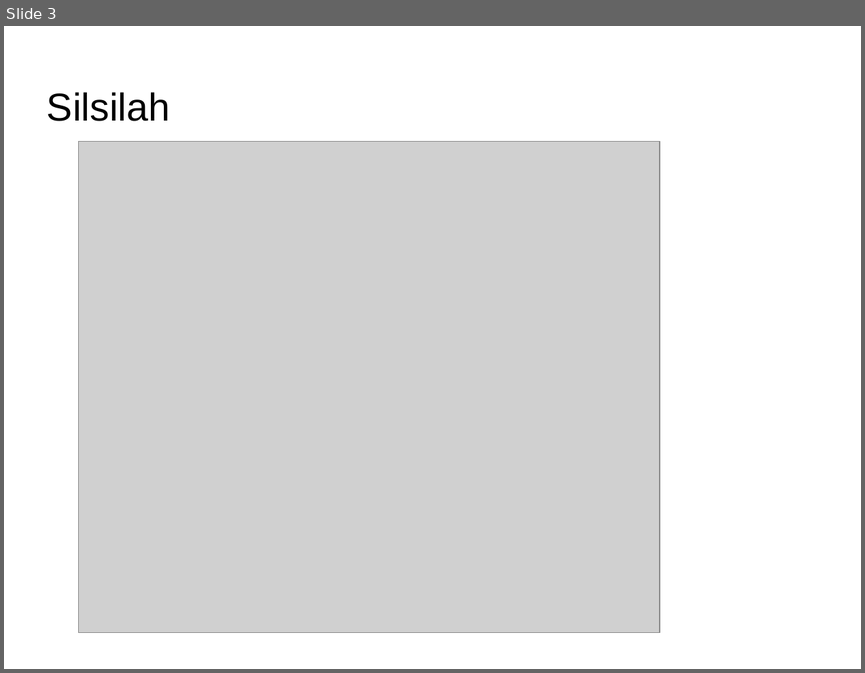
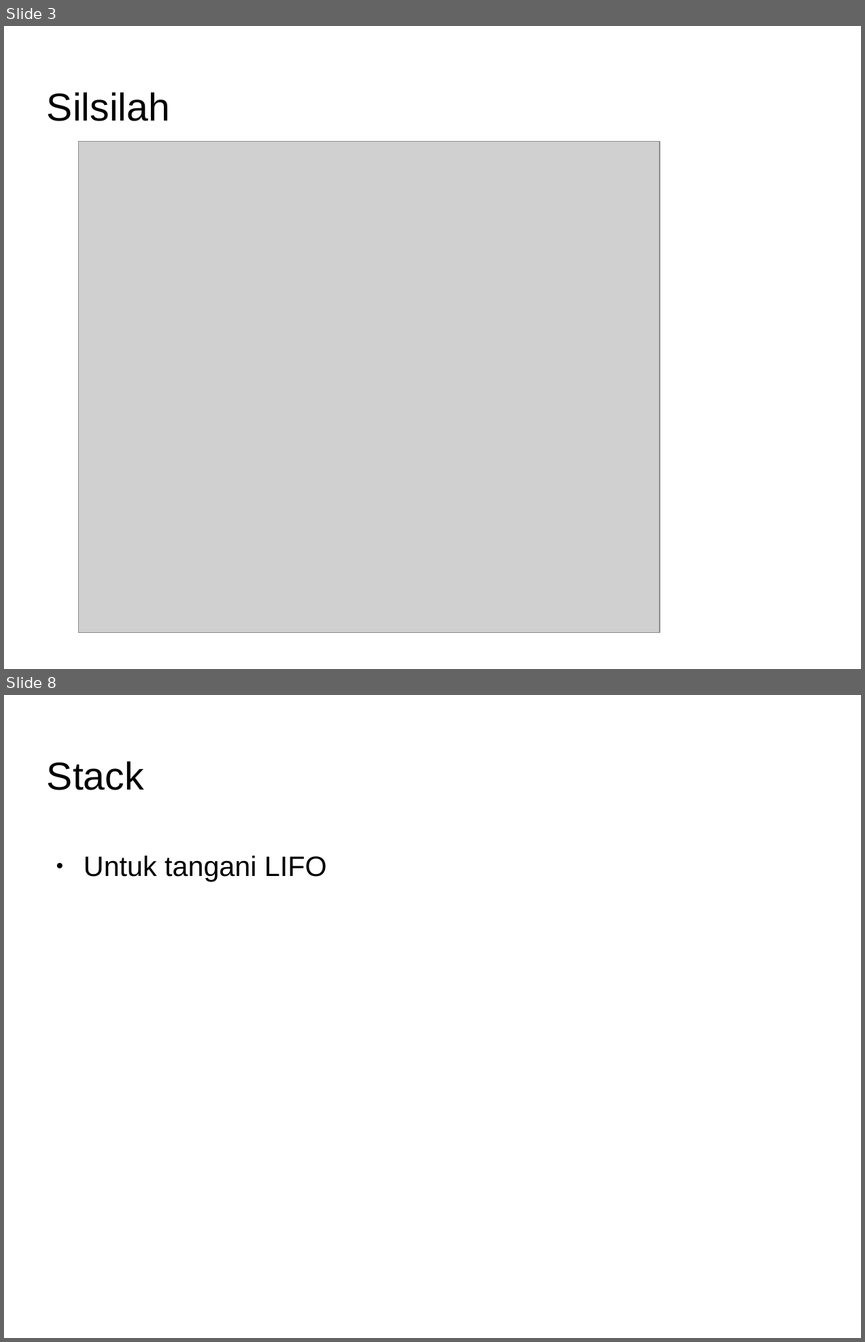
Before and after one commit to Dickyfathur7/pemrograman-komputer-2, a slide deck: collection/slide-collection.odp. Shown one above the other, each under a label of ours: slide 3 before the commit, slides 3 and 8 after it; the slides between them are not shown. The pictures are 865x673 and 865x1342 pixels, drawn with LibreOffice and Linux fonts; fonts in the diff are those of the drawing; grey boxes stand for pictures; background and template pictures are left out. Boxes give left, top, right and bottom in pixels: in the first picture for what was removed or moved away, otherwise in the second. Text is boxed around its words. In the diff, an @@ line names an element or a change of style, - is before the commit and + after.

```diff
--- a/collection/slide-collection.odp
+++ b/collection/slide-collection.odp
@@ slide 8 added at (4, 695, 861, 1338), background picture (left out) @@
@@ title added at (47, 761, 144, 790), 36 pt, text #000000 @@
+Stack
@@ text added at (84, 855, 327, 881), 26 pt, text #000000 @@
+● Untuk tangani LIFO
```
Also in this commit, not shown: 4 other slides added, 1 slide removed.
